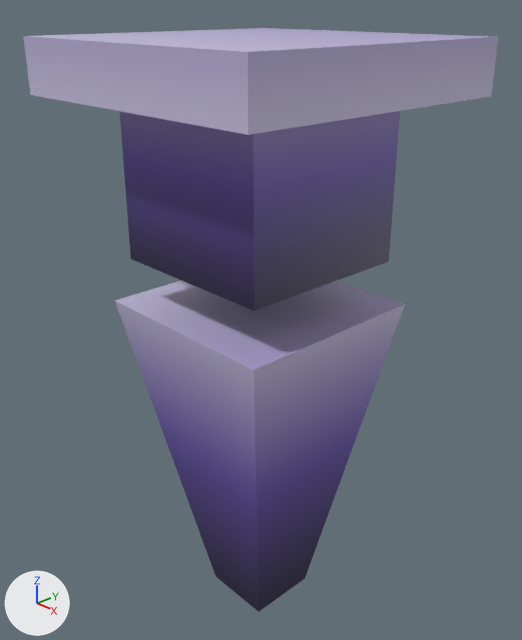
The Blender file assets/sources/entity/blend/judge_lion.blend, before and after one commit.
Camera for both pictures: a 50 mm lens placed at (0.813, -0.761, 1.048), pointed at (-0.013, 0.017, 0.547). Every picture has the same lights, and +X, +Y and +Z are marked at lower left.

Objects in the first picture: 'Agent'.
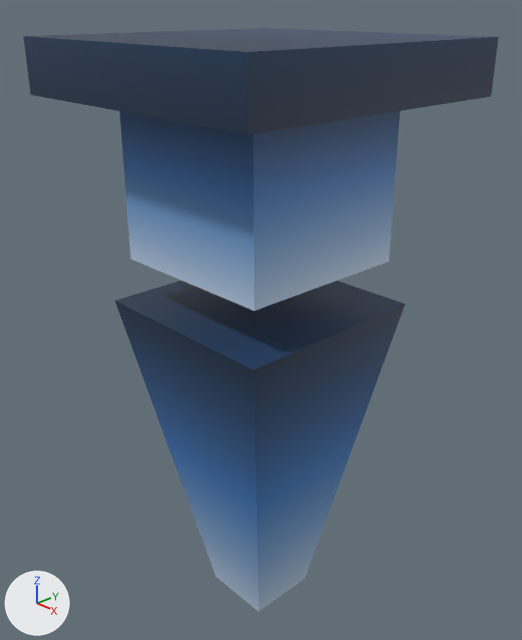
Changed parts and their boxes [x1, y1, x2, y2] in the pictures (522 x 640 px):
'Agent', surface changed: [23, 28, 498, 612] in both

The edits, one by one:
Picture 'agent_eagle.png.002' (img_agent_eagle_png_002) is new.
Material 'Material' (mat_material) changes its picture from img_judge_lion_png to img_agent_eagle_png_002.
